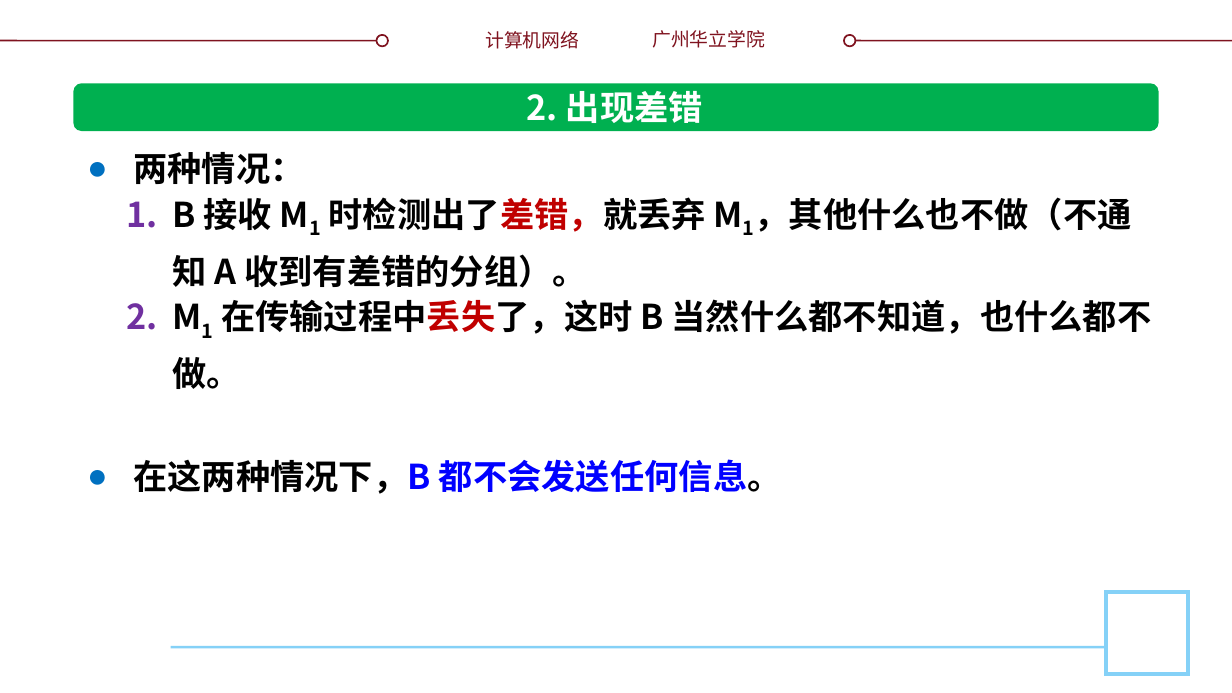
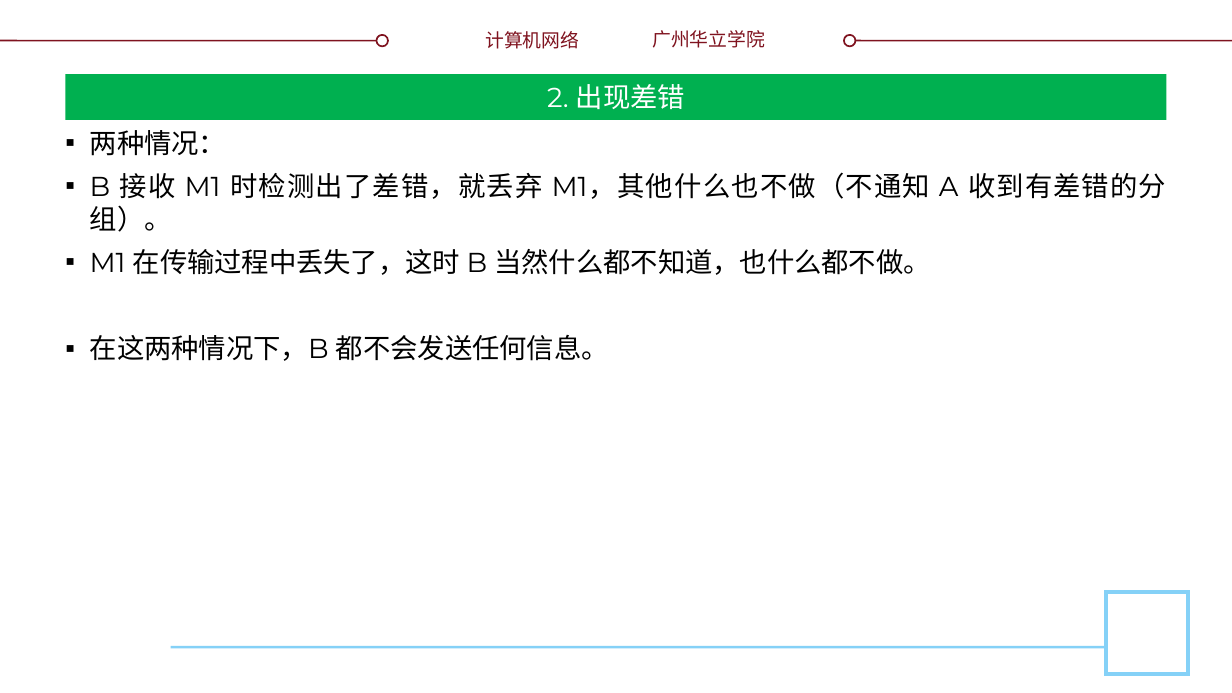
Before and after one commit to glplaman/glplaman.github.io, a slide deck: slide 51 of network/ppt/chap5.pptx (slide 50 before the commit). Drawn at 1232x693 pixels with LibreOffice and Linux fonts; fonts in the diff are those of the drawing; background and template pictures are left out. Boxes give left, top, right and bottom in pixels: in the first picture for what was removed or moved away, otherwise in the second. Text is boxed around its words. In the diff, an @@ line names an element or a change of style, - is before the commit and + after.

```diff
--- a/network/ppt/chap5.pptx
+++ b/network/ppt/chap5.pptx
@@ title "2. 出现差错": place and size @@
-title "2. 出现差错" at bbox=[527, 91, 703, 123]
+title "2. 出现差错" at bbox=[65, 74, 1167, 120]
@@ title "2. 出现差错" at bbox=[65, 74, 1167, 120]: size 20 to 16 pt, font Noto Sans CJK SC to Montserrat, bold off; vertical alignment top to middle; fill none to #00B050 @@
@@ rounded rectangle removed at bbox=[74, 84, 1159, 132] @@
@@ text "两种情况：": place and size @@
-text "两种情况：" at bbox=[133, 152, 1152, 494]
+text "两种情况：" at bbox=[90, 130, 1166, 361]
@@ text "两种情况：" at bbox=[90, 130, 1166, 361]: size 20 to 16 pt, font Noto Sans CJK SC to Montserrat, bold off; text colour #C00000 to #000000 in "时检测出了差错，就丢弃", "在传输过程中丢失了，这时"; now on the baseline in "M1 M1，其他什么也不做（不通知", "M1"; text colour #0000FF to #000000 in "在这两种情况下，B 都不会发送任何信息。"; alignment left to justified; bullet ● to ▪; line spacing 30pt to 1; more space between paragraphs; bullet 1. to ▪ @@
```
Also in this commit, not shown: 43 other slides changed, 1 slide added, 9 other files.
